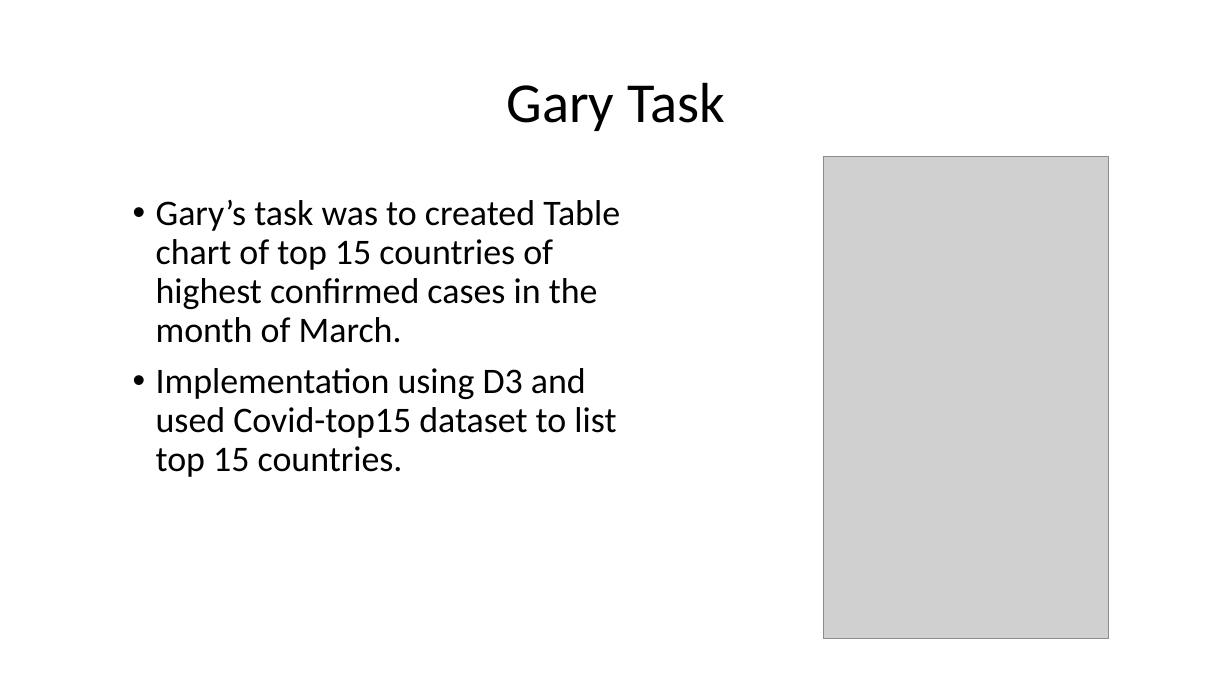
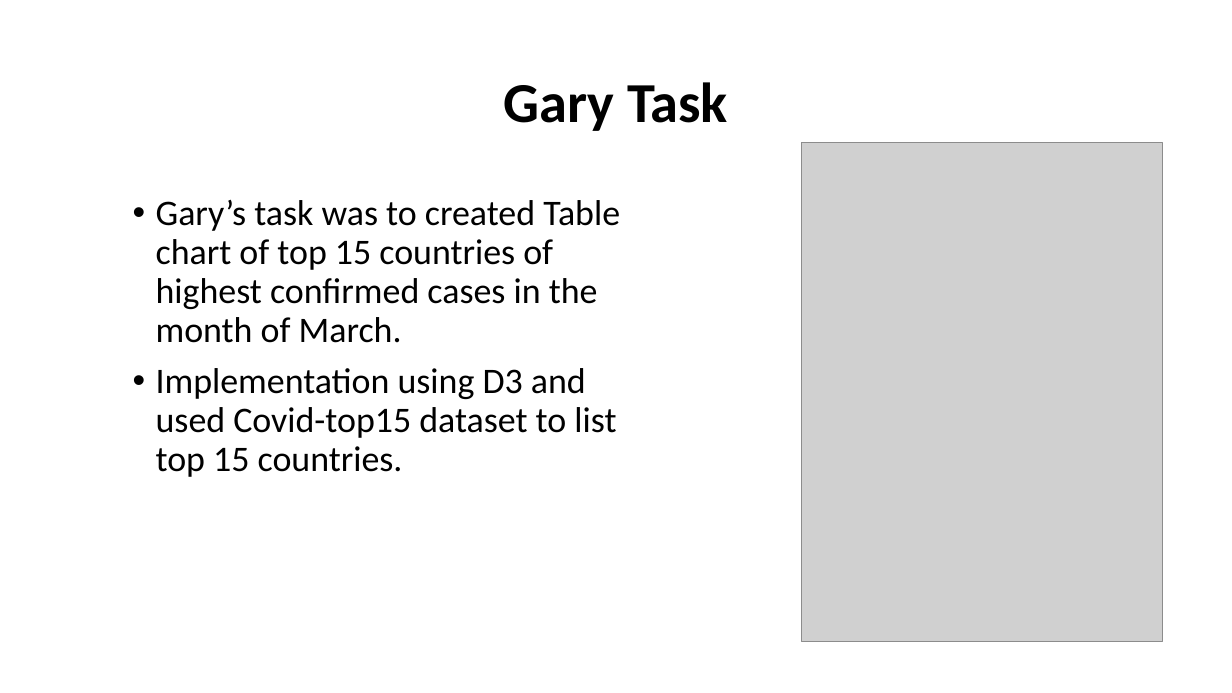
Before and after one commit to haziqqbaharin/CI5305-Project, a slide deck: slide 14 of Covid-19 Dashboard.pptx (slide 15 before the commit). Drawn at 1232x693 pixels with LibreOffice and Linux fonts; fonts in the diff are those of the drawing; grey boxes stand for pictures. Boxes give left, top, right and bottom in pixels: in the first picture for what was removed or moved away, otherwise in the second. Text is boxed around its words. In the diff, an @@ line names an element or a change of style, - is before the commit and + after.

```diff
--- a/Covid-19 Dashboard.pptx
+++ b/Covid-19 Dashboard.pptx
@@ title "Gary Task" at [503, 82, 728, 131]: bold on @@
@@ picture: place and size @@
-picture at [823, 157, 1109, 639]
+picture at [802, 143, 1164, 641]
```
Also in this commit, not shown: 12 other slides changed, 2 slides added, 3 slides removed, 1 other file.
